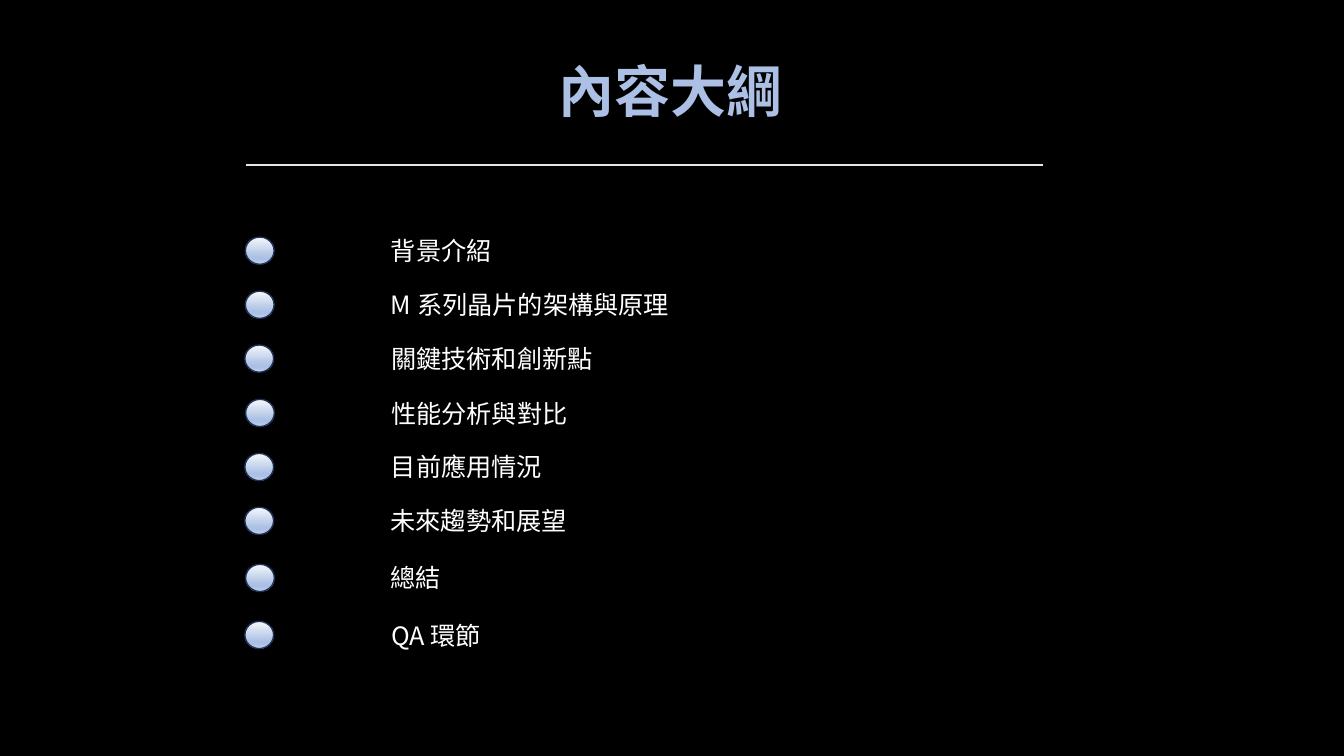
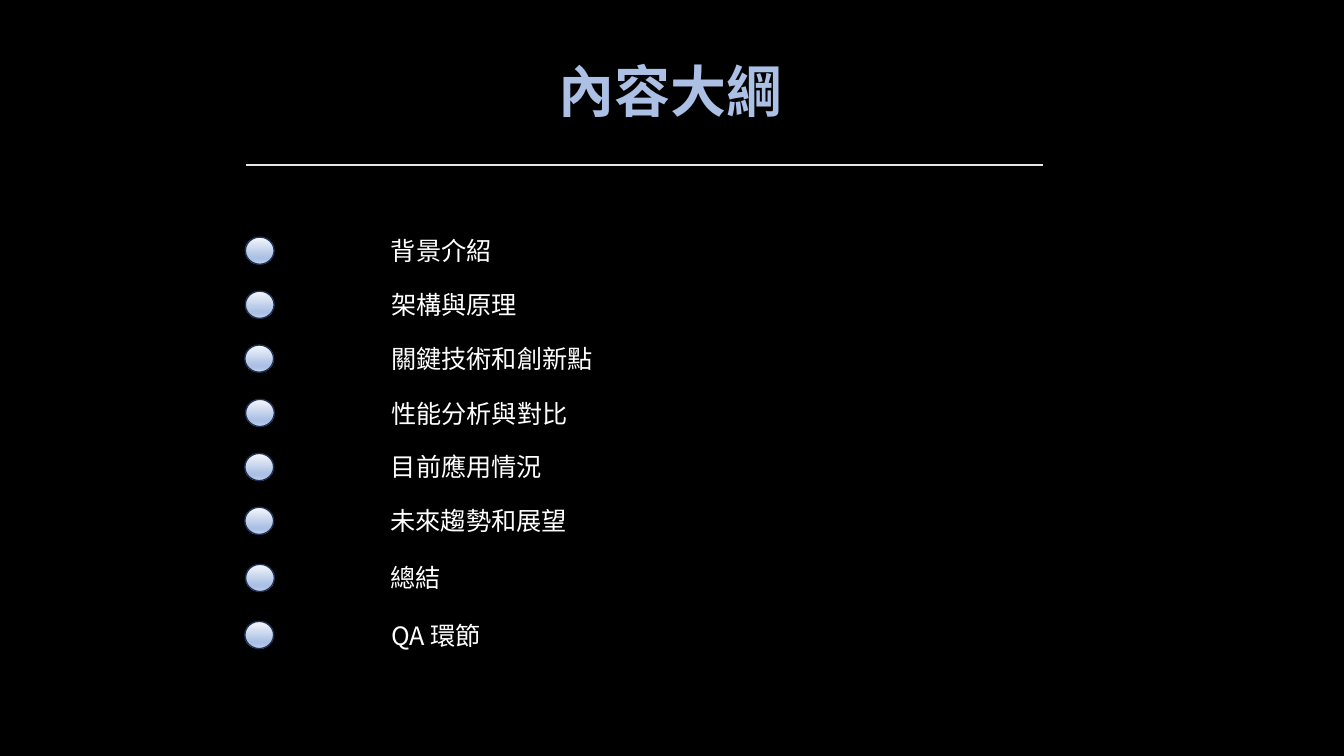
Before and after one commit to miaoyinnu/Apple, a slide deck: slide 2 of Apple.pptx. Drawn at 1344x756 pixels with LibreOffice and Linux fonts; fonts in the diff are those of the drawing. Boxes give left, top, right and bottom in pixels: in the first picture for what was removed or moved away, otherwise in the second. Text is boxed around its words. In the diff, an @@ line names an element or a change of style, - is before the commit and + after.

```diff
--- a/Apple.pptx
+++ b/Apple.pptx
@@ text at <box>391,292,517,316</box>: text changed @@
-M 系列晶片的架構與原理
+架構與原理
```
Also in this commit, not shown: 1 other slide changed, 2 slides added.
